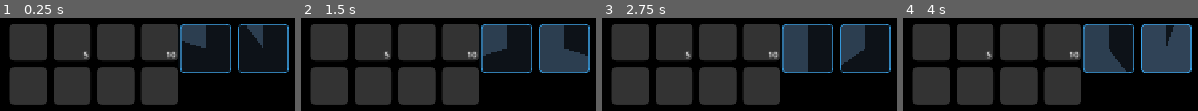
Above: before the commit, frames 1-4 (left to right).
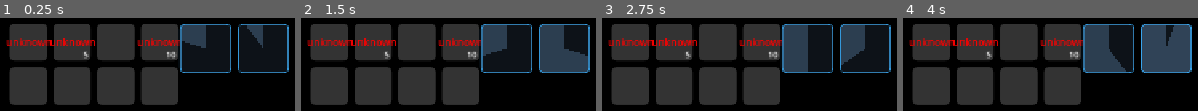
Above: after the commit, the same moments.

Repository: seekerzz/tower-html
Game: Godot game, scene res://src/Scenes/Tests/TestNewUI.tscn
Same seed, same stepped clock (60 frames per second), same inputs: the game is played once before the commit and once after it. The project has no main scene, so this scene is started directly.
Inputs (mouse positions are in pixels of both pictures, inside the frame that each line leads up to):
- Up to frame 1 (0.25 s): no input
- Up to frame 2 (1.5 s): tap Enter at 0.5 s; move the mouse to (outside the picture) at 0.52 s; hold Up (ui_up) 0.53-1.25 s; tap Q at 0.6 s; click (outside the picture) at 0.67 s; drag from (outside the picture) to (outside the picture) at 1.27 s
- Up to frame 3 (2.75 s): move the mouse to (outside the picture) at 2.02 s; hold Left (ui_left) from 2.03 s (still down); tap R at 2.1 s
- Up to frame 4 (4 s): release Left (ui_left) at 2.75 s; drag from (1106, 85) to (outside the picture) at 2.77 s; move the mouse to (outside the picture) at 3.52 s; hold Down (ui_down) from 3.53 s (still down); tap Q at 3.6 s

The runs differ from the first frame. In frame 1, 2.2% of the frame differs, in the area x 2-62%, y 21-31%; in frame 2, 2.2%; in frame 3, 2.2%; in frame 4, 2.2%.

Commit message:
Fix bugs

Diff:
--- a/src/Scripts/Managers/InventoryManager.gd
+++ b/src/Scripts/Managers/InventoryManager.gd
@@ -2,12 +2,12 @@
 
 class_name InventoryManager
 
-signal inventory_updated
+# 1. 修改信号定义，增加 items 参数
+signal inventory_updated(items)
 
 const MAX_SLOTS = 8
 const COLS = 4
 
-# Array of Dictionary or null.
 # Schema: { "item_id": String, "icon": String, "skill_source": String (optional), "count": int }
 var items: Array = []
 
@@ -15,12 +15,17 @@
 	items.resize(MAX_SLOTS)
 	items.fill(null)
 
+# 2. 添加缺失的接口方法，供 InventoryPanel 初始化调用
+func get_inventory() -> Array:
+	return items
+
 func add_item(item_data: Dictionary) -> bool:
 	# Try to stack first
 	for i in range(MAX_SLOTS):
 		if items[i] != null and items[i].get("item_id") == item_data.get("item_id"):
 			items[i].count += item_data.get("count", 1)
-			inventory_updated.emit()
+			# 3. 发送信号时传递 items 数据
+			inventory_updated.emit(items)
 			return true
 
 	# Find empty slot
@@ -29,7 +34,8 @@
 			items[i] = item_data.duplicate()
 			if not items[i].has("count"):
 				items[i]["count"] = 1
-			inventory_updated.emit()
+			# 3. 发送信号时传递 items 数据
+			inventory_updated.emit(items)
 			return true
 
 	return false
@@ -40,7 +46,8 @@
 			items[index].count -= 1
 			if items[index].count <= 0:
 				items[index] = null
-			inventory_updated.emit()
+			# 3. 发送信号时传递 items 数据
+			inventory_updated.emit(items)
 
 func get_item(index: int):
 	if index >= 0 and index < MAX_SLOTS:
--- a/src/Scripts/UI/InventoryPanel.gd
+++ b/src/Scripts/UI/InventoryPanel.gd
@@ -5,6 +5,8 @@
 @onready var slots_container = $PanelContainer/SlotsContainer
 
 func _ready():
+	print("[InventoryPanel] UI Ready initialized.") # 调试日志
+
 	if slots_container:
 		slots_container.add_theme_constant_override("h_separation", 10)
 		slots_container.add_theme_constant_override("v_separation", 10)
@@ -12,19 +14,26 @@
 		if parent is PanelContainer:
 			var style = StyleBoxEmpty.new()
 			parent.add_theme_stylebox_override("panel", style)
+	else:
+		push_error("[InventoryPanel] Error: SlotsContainer not found!")
 
 	_init_slots()
 
-	# Assuming GameManager has an inventory_manager property as per instructions
+	# 连接信号
 	if GameManager.get("inventory_manager") and GameManager.inventory_manager:
-		if !GameManager.inventory_manager.is_connected("inventory_updated", update_inventory):
-			GameManager.inventory_manager.connect("inventory_updated", update_inventory)
-		# Initial update if data exists
-		if GameManager.inventory_manager.has_method("get_inventory"):
-			update_inventory(GameManager.inventory_manager.get_inventory())
+		var inv_mgr = GameManager.inventory_manager
+		if !inv_mgr.is_connected("inventory_updated", update_inventory):
+			inv_mgr.connect("inventory_updated", update_inventory)
+			print("[InventoryPanel] Connected to inventory_manager signal.")
+
+		# 初始加载
+		if inv_mgr.has_method("get_inventory"):
+			update_inventory(inv_mgr.get_inventory())
+		else:
+			push_error("[InventoryPanel] InventoryManager missing get_inventory() method.")
 
 func _init_slots():
-	# Clear existing
+	if !slots_container: return
 	for child in slots_container.get_children():
 		child.queue_free()
 
@@ -33,53 +42,65 @@
 		slot.custom_minimum_size = Vector2(60, 60)
 		slot.name = "Slot_%d" % i
 
-		# Background Style
 		var panel = Panel.new()
 		panel.layout_mode = 1
 		panel.anchors_preset = 15
 		panel.mouse_filter = MOUSE_FILTER_IGNORE
-
 		var style = StyleBoxFlat.new()
 		style.bg_color = Color(0.2, 0.2, 0.2, 1)
 		style.set_corner_radius_all(8)
-
 		panel.add_theme_stylebox_override("panel", style)
 		slot.add_child(panel)
 
 		slots_container.add_child(slot)
 
 func update_inventory(data: Array):
+	# 调试日志：打印接收到的数据
+	print("[InventoryPanel] update_inventory called with data: ", data)
+
 	if !slots_container: return
 
 	var slots = slots_container.get_children()
 	for i in range(slots.size()):
 		var slot = slots[i]
-		# Clear previous content (except the background panel)
+		# 清理旧图标（保留背景 Panel）
 		for child in slot.get_children():
 			if child is Panel: continue
 			child.queue_free()
 
 		if i < data.size() and data[i] != null:
 			var item = data[i]
-			# Create Icon
+			var item_id = item.get("item_id", "unknown")
+
+			# 尝试加载图标
 			var icon_rect = TextureRect.new()
-			# Assuming item has an 'id' property
-			var item_id = item.get("item_id")
 			var icon = AssetLoader.get_item_icon(item_id) if item_id else null
+
 			if icon:
 				icon_rect.texture = icon
+			else:
+				# --- 关键修改：如果图片缺失，显示红色文字 ---
+				print("[InventoryPanel] Warning: Missing icon for item: ", item_id)
+				var text_fallback = Label.new()
+				text_fallback.text = str(item_id)
+				text_fallback.modulate = Color(1, 0, 0, 1) # 红色
+				text_fallback.horizontal_alignment = HORIZONTAL_ALIGNMENT_CENTER
+				text_fallback.vertical_alignment = VERTICAL_ALIGNMENT_CENTER
+				text_fallback.layout_mode = 1
+				text_fallback.anchors_preset = 15
+				slot.add_child(text_fallback)
+
 			icon_rect.expand_mode = TextureRect.EXPAND_IGNORE_SIZE
 			icon_rect.stretch_mode = TextureRect.STRETCH_KEEP_ASPECT_CENTERED
 			icon_rect.layout_mode = 1
 			icon_rect.anchors_preset = 15
-			# Add some padding
 			icon_rect.offset_left = 5
 			icon_rect.offset_top = 5
 			icon_rect.offset_right = -5
 			icon_rect.offset_bottom = -5
 			slot.add_child(icon_rect)
 
-			# Count
+			# 显示数量
 			if item.get("count", 0) > 1:
 				var count_lbl = Label.new()
 				count_lbl.text = str(item.count)
